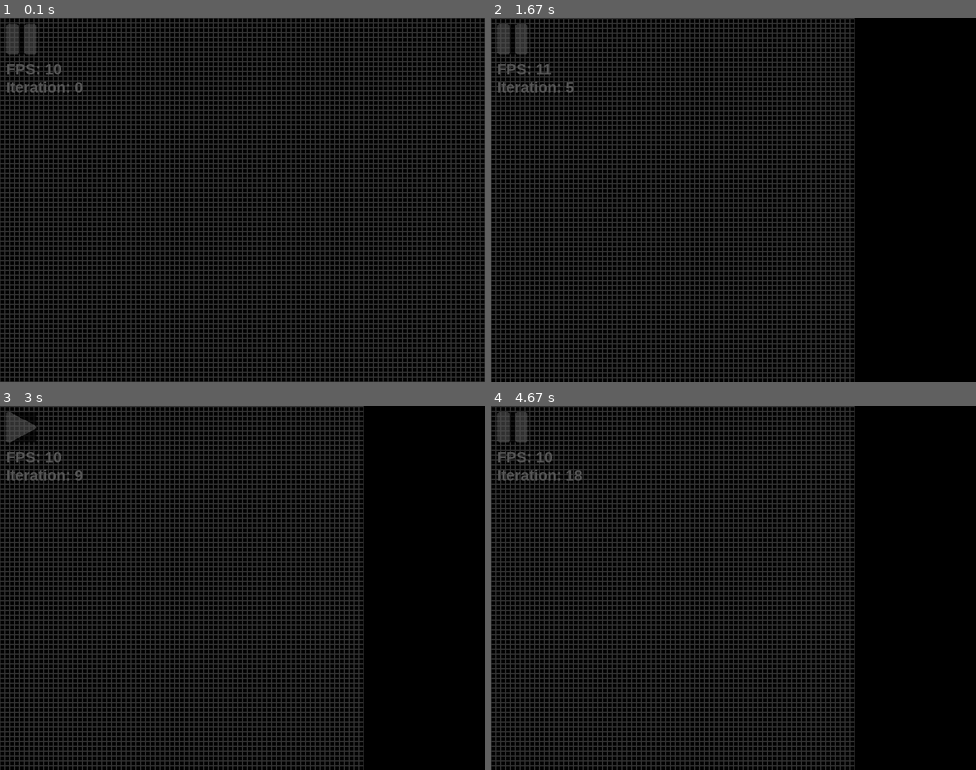
Above: before the commit, frames 1-4 (two rows, left to right).
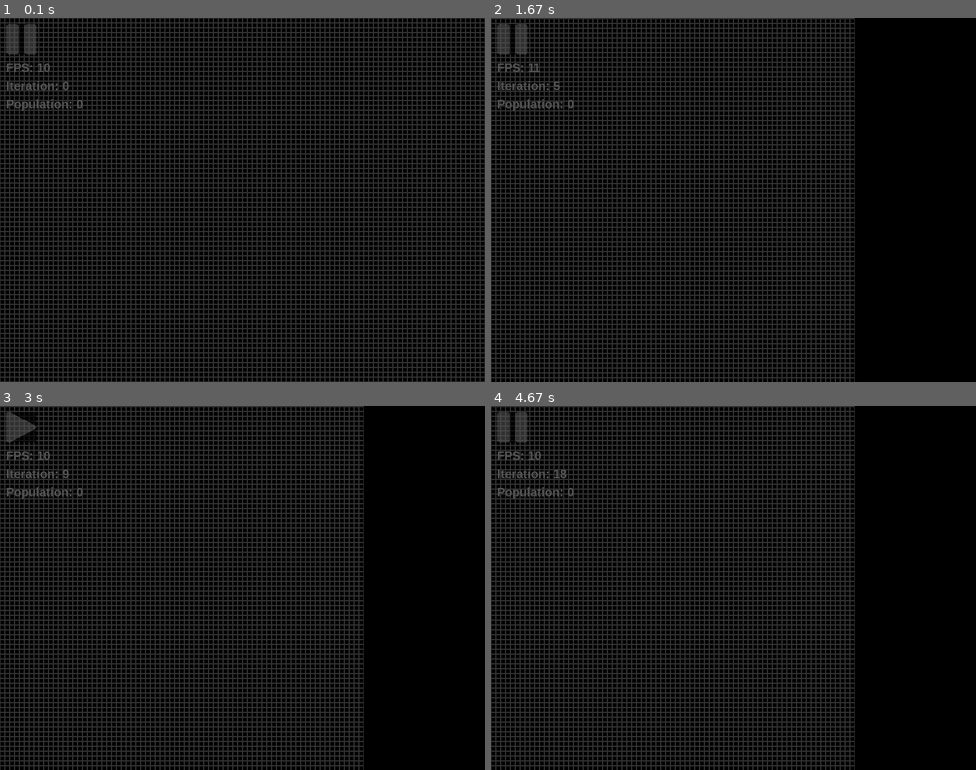
Above: after the commit, the same moments.

Repository: nicovgross/game-of-life
Game: pygame game, started from game-of-life.py
The game is run twice, just before and just after one commit, with the same random seed, the same clock (stepped at 60 frames per second) and the same inputs.
Inputs (mouse positions are in pixels of both pictures, inside the frame that each line leads up to):
- Up to frame 1 (0.1 s): no input
- Up to frame 2 (1.67 s): hold Right 0.33-0.8 s; move the mouse to (714, 214) at 0.37 s; press the mouse at (912, 327) at 0.87 s; move the mouse to (849, 280) at 0.97 s; release the mouse at (791, 232) at 1.1 s; hold Up 1.23-1.53 s; tap Space at 1.3, 1.63 s; hold Right from 1.57 s (still down)
- Up to frame 3 (3 s): release Right at 2.03 s; hold Left 2.07-2.6 s; tap Space at 2.13, 2.43, 2.7 s; hold Down 2.63-2.93 s; hold Left from 2.97 s (still down)
- Up to frame 4 (4.67 s): tap Space at 3.03, 3.47, 3.87, 4.17, 4.53 s; release Left at 3.37 s; hold Up 3.4-3.77 s; hold Right 3.8-4.43 s; hold Down from 4.47 s (still down)

The runs differ from the first frame. In frame 1, 0.5% of the frame differs, in the area x 1-17%, y 12-26%; in frame 2, 0.5%; in frame 3, 0.5%; in frame 4, 0.6%, in the area x 1-19%, y 12-26%.

Commit message:
Add display of population on screen, as the number of live cells

Diff:
--- a/game-of-life.py
+++ b/game-of-life.py
@@ -49,6 +49,9 @@
                 new_board[cell] = 1
 
     return new_board
+
+def count_population(board):
+    return np.sum(board)
 
 def handle_events(board, running, iteration, generations, CELL_SIZE, offset, state, grid, FPS):
     for event in pygame.event.get():
@@ -109,12 +112,10 @@
             if event.key == pygame.K_LEFT and iteration > 0 and not running:  #go back one generation
                 iteration -= 1
                 board = generations[iteration]
-                print(iteration)
             if event.key == pygame.K_RIGHT and not running:  #go forward one generation
                 iteration += 1
-                board = generations[iteration] if iteration < len(generations) else update_board(board)
+                board = update_board(board)
                 generations.append(board)
-                print(iteration)
 
     return board, running, iteration, generations, CELL_SIZE, offset, grid, FPS
 
@@ -136,10 +137,11 @@
     pygame.font.init()
 
     FPS = 10  #frames per second
-    font = pygame.font.SysFont("Arial", 25, bold=True)
+    font = pygame.font.SysFont("Arial", 20, bold=True)
     board = initialize_board(GRID_SIZE)
     generations = [board]
     iteration = 0
+    population = 0 #number of live cells
     running = False
     offset = [0, 0] #indicates how far the grid has been dragged, and used to display the grid in the correct position
     grid = True  #flag to display grid
@@ -155,13 +157,16 @@
     while True:
         FPS_text = font.render(f"FPS: {FPS}", True, (84, 84, 84))
         iteration_text = font.render(f"Iteration: {iteration}", True, (84, 84, 84))
+        population_text = font.render(f"Population: {population}", True, (84, 84, 84))
 
         board, running, iteration, generations, CELL_SIZE, offset, grid, FPS = handle_events(board, running, iteration, generations, CELL_SIZE, offset, state, grid, FPS)
+        population = int(np.sum(board))
 
         draw_grid(board, screen, CELL_SIZE, offset, grid)
 
         screen.blit(FPS_text, (10, 70))
         screen.blit(iteration_text, (10, 100))
+        screen.blit(population_text, (10, 130))
 
         if running:
             board = update_board(board)
